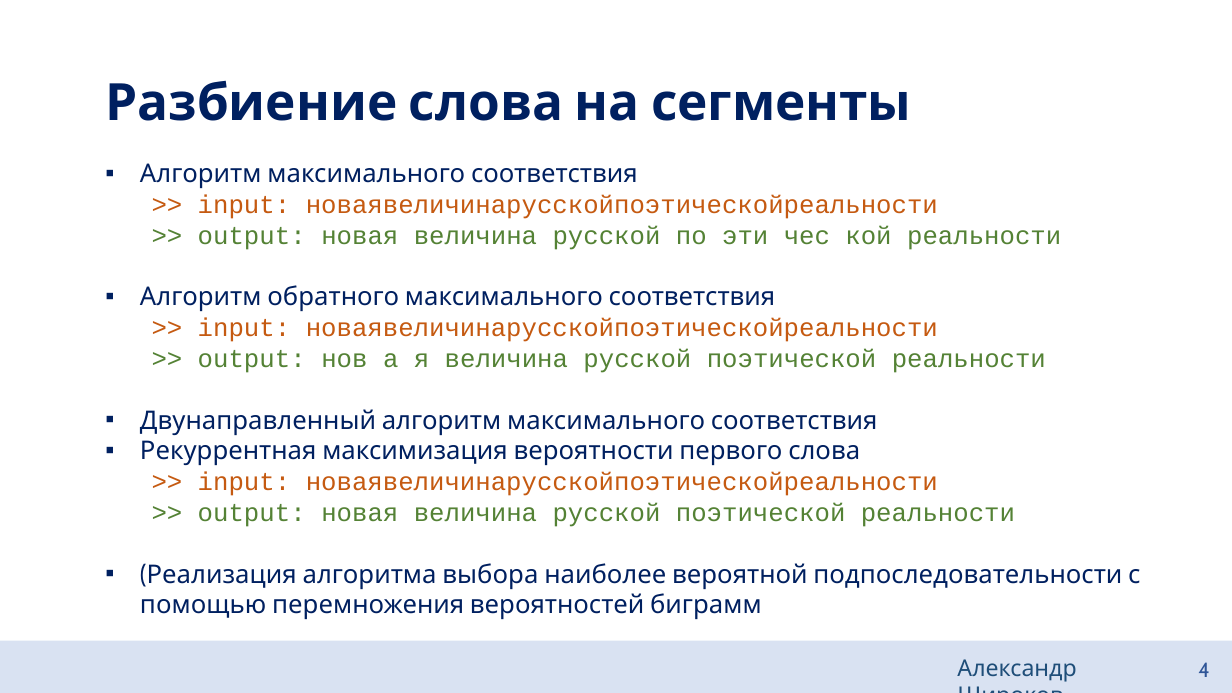
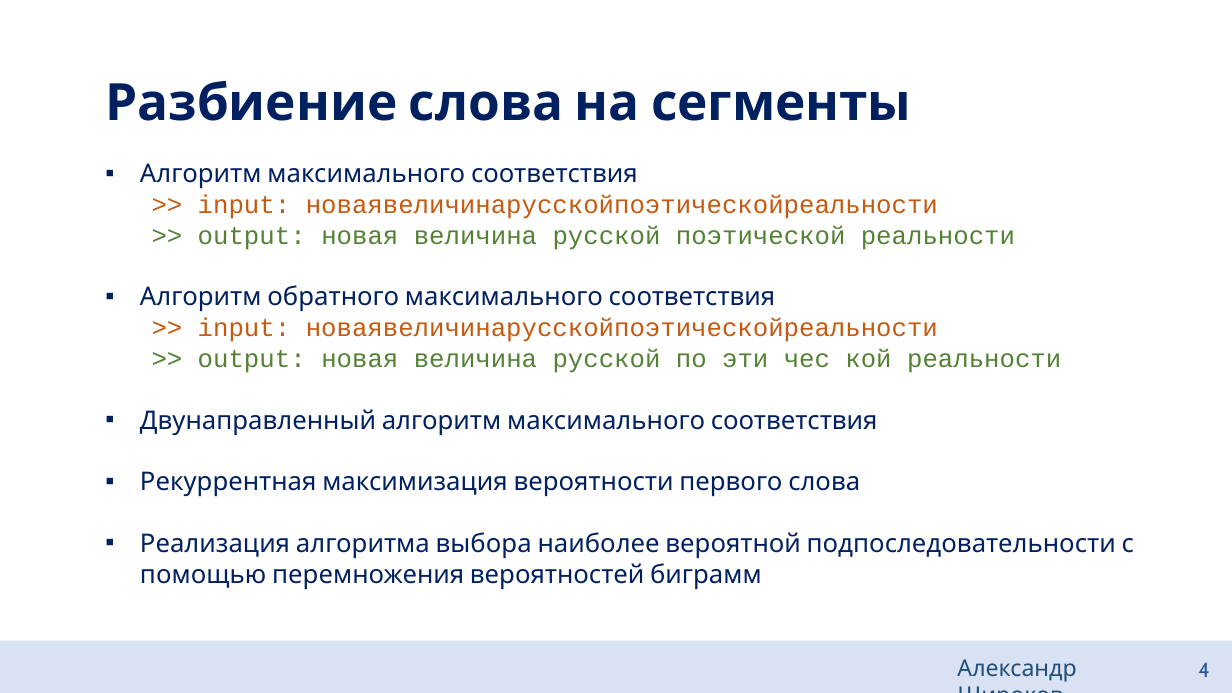
Before and after one commit to aptmess/diploma-paper, a slide deck: slide 4 of 03. conference (17.04.21)/conference.pptx. Drawn at 1232x693 pixels with LibreOffice and Linux fonts; fonts in the diff are those of the drawing. Boxes give left, top, right and bottom in pixels: in the first picture for what was removed or moved away, otherwise in the second. Text is boxed around its words. In the diff, an @@ line names an element or a change of style, - is before the commit and + after.

Commit message:
add presentation | text :: conference

```diff
--- a/03. conference (17.04.21)/conference.pptx
+++ b/03. conference (17.04.21)/conference.pptx
@@ text at <box>198,225,1015,250</box>: spaces changed @@
-  >> output: новая величина русской по эти чес кой реальности
+  >> output: новая величина русской поэтической реальности
@@ text at <box>198,348,1061,373</box>: spaces changed @@
-  >> output: нов а я величина русской поэтической реальности
+  >> output: новая величина русской по эти чес кой реальности
@@ text at <box>140,532,1134,589</box>: text changed @@
-  >> input: новаявеличинарусскойпоэтическойреальности
-  >> output: новая величина русской поэтической реальности
-▪ (Реализация алгоритма выбора наиболее вероятной подпоследовательности с помощью перемножения вероятностей биграмм
+▪ Реализация алгоритма выбора наиболее вероятной подпоследовательности с помощью перемножения вероятностей биграмм
```
Also in this commit, not shown: 4 other slides changed, 2 other files.
